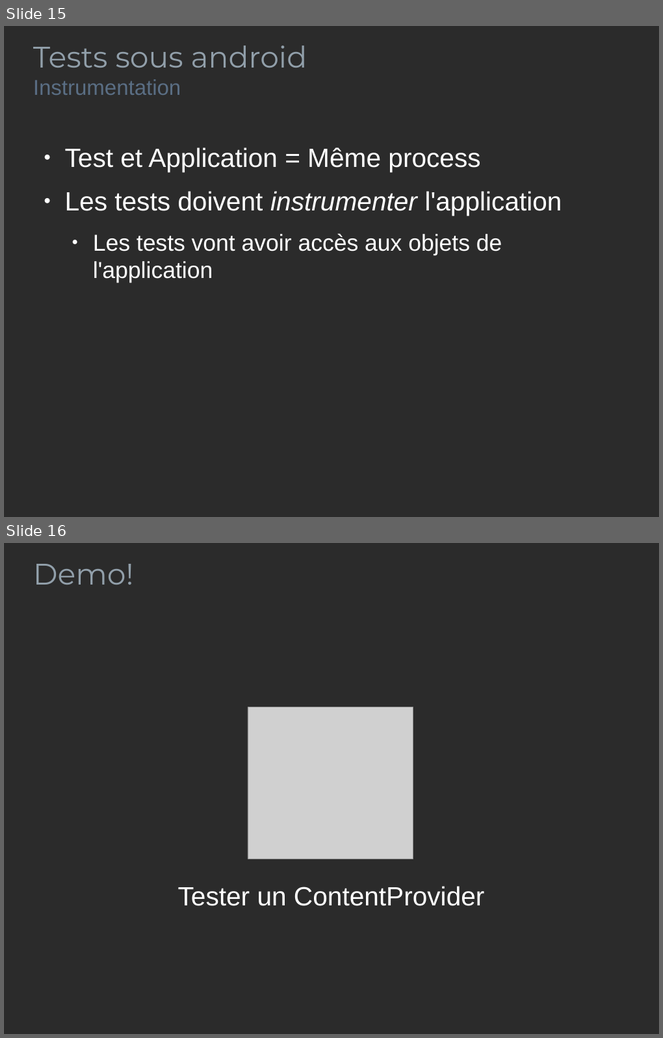
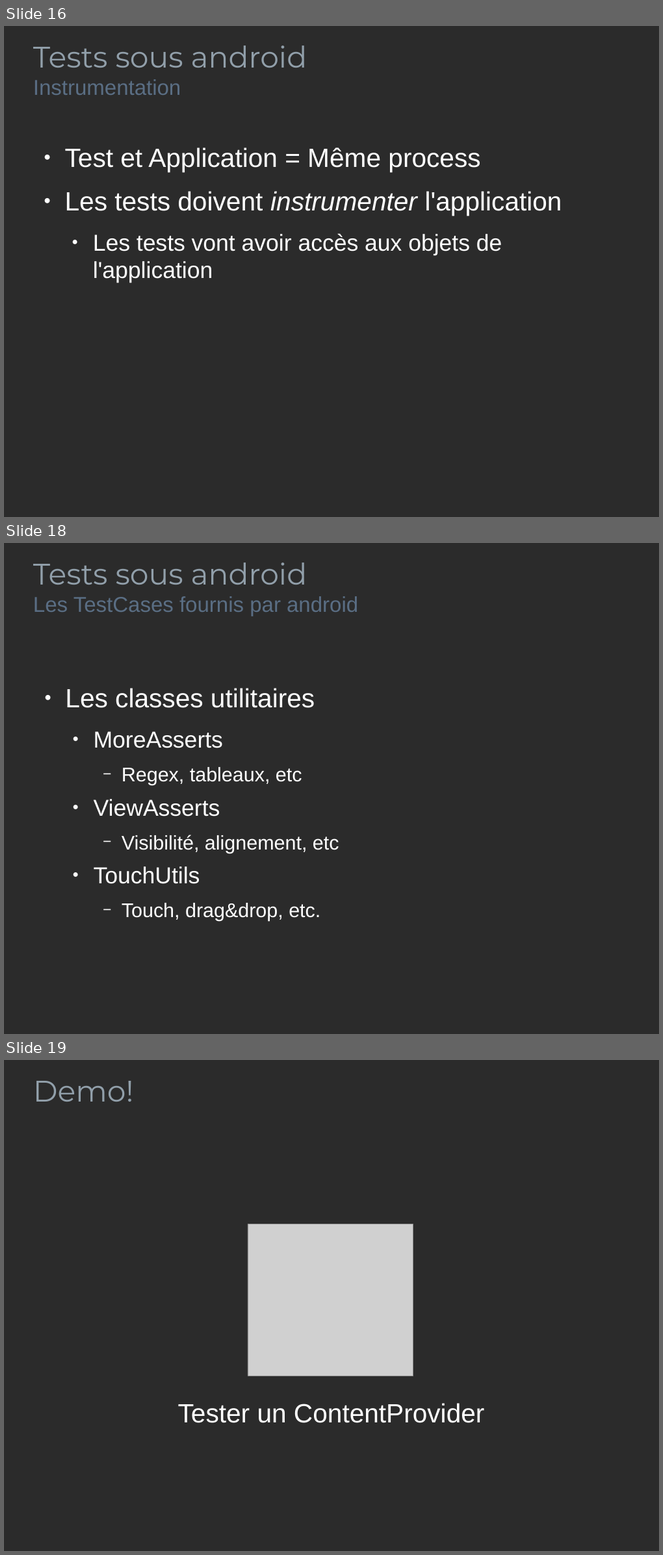
Before and after one commit to pbreault/TestsOnAndroid, a slide deck: Presentation.odp. Shown one above the other, each under a label of ours: slides 15 and 16 before the commit, slides 16, 18 and 19 after it; the slides between them are not shown. The pictures are 663x1038 and 663x1555 pixels, drawn with LibreOffice and Linux fonts; fonts in the diff are those of the drawing; grey boxes stand for pictures; background and template pictures are left out; a plain dark background stands for a picture behind light text. Boxes give left, top, right and bottom in pixels: in the first picture for what was removed or moved away, otherwise in the second. Text is boxed around its words. In the diff, an @@ line names an element or a change of style, - is before the commit and + after.

```diff
--- a/Presentation.odp
+++ b/Presentation.odp
@@ slide 18 added at (x1=4, y1=543, x2=659, y2=1034), background picture (left out) @@
@@ text added at (x1=33, y1=563, x2=358, y2=616), 26 pt, text #5A6E84 @@
+Tests sous android
+Les TestCases fournis par android
@@ text added at (x1=65, y1=688, x2=339, y2=921), 24 pt, text #FFFFFF @@
+● Les classes utilitaires
+  ● MoreAsserts
+    − Regex, tableaux, etc
+  ● ViewAsserts
+    − Visibilité, alignement, etc
+  ● TouchUtils
+    − Touch, drag&drop, etc.
@@ what was slide 15 is now slide 16 @@
@@ what was slide 16 is now slide 19 @@
```
Also in this commit, not shown: 1 slide changed, 2 other slides added, 1 other file.
